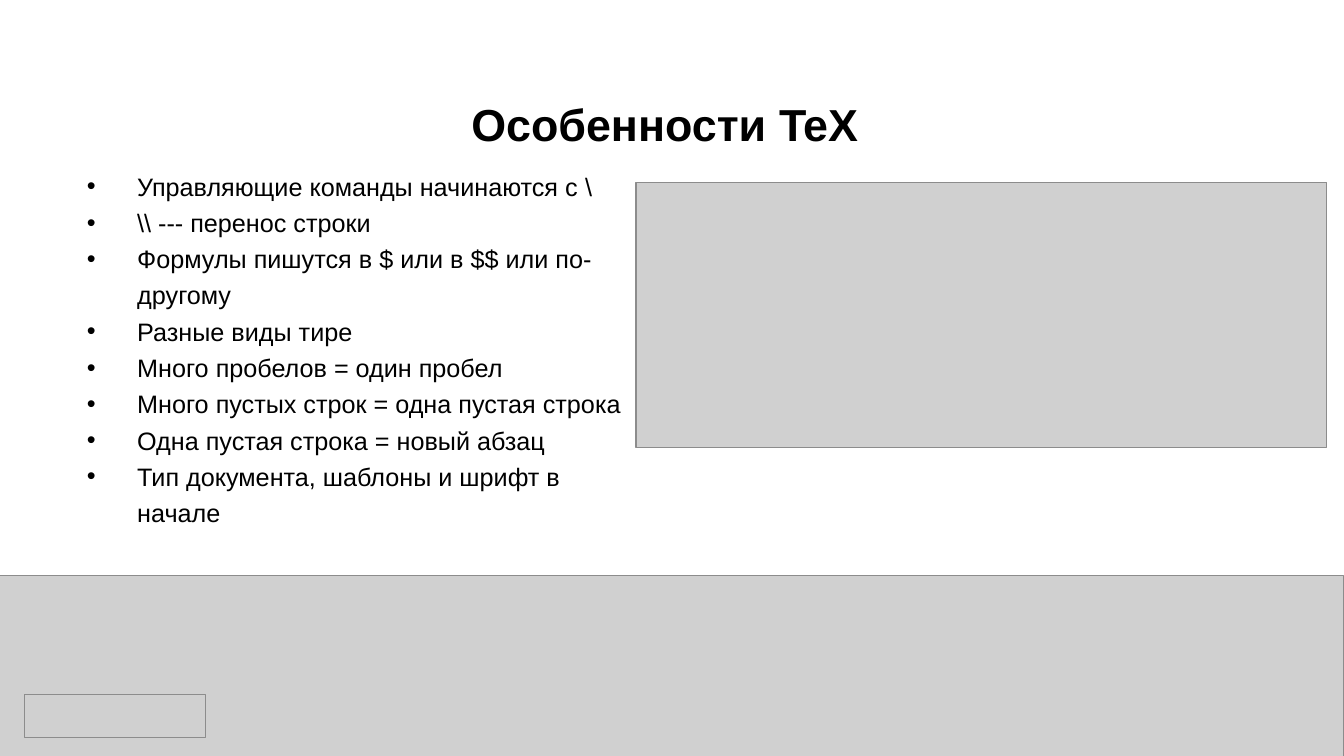
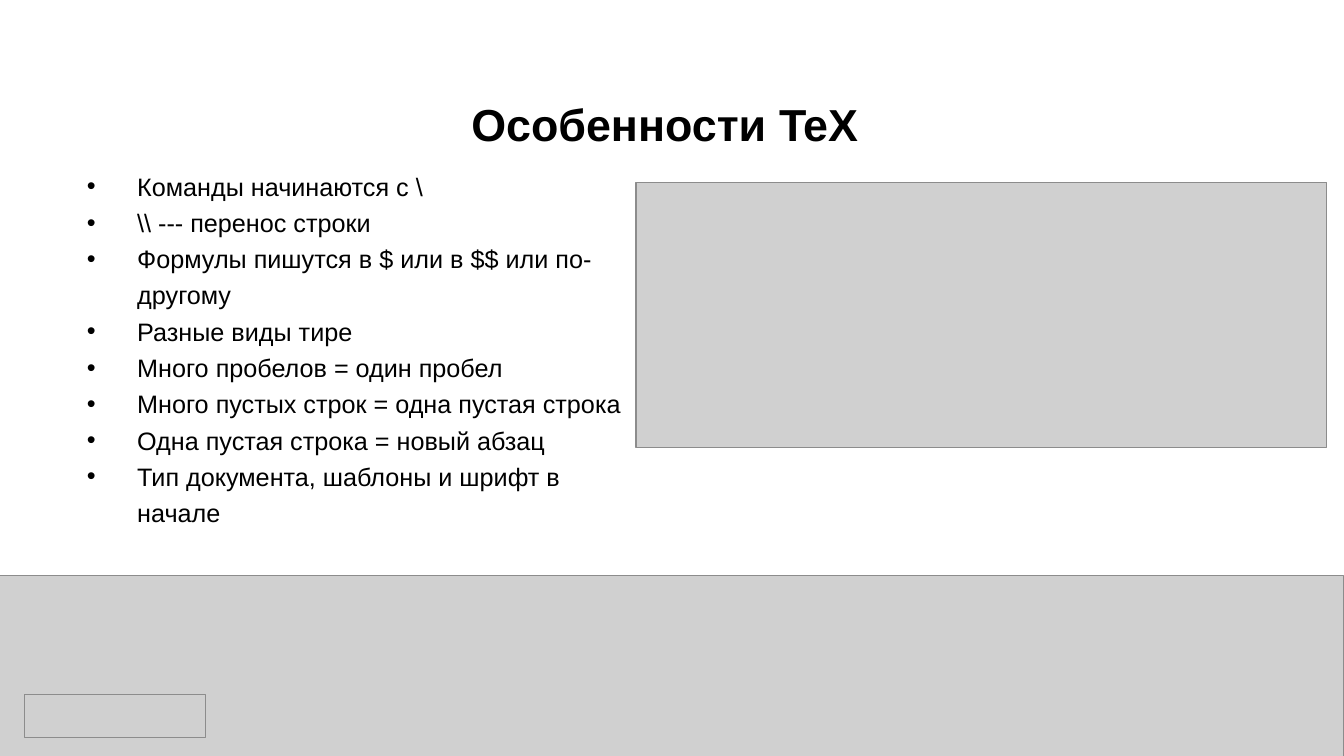
Before and after one commit to AlexO28/Presentations-on-data-science., a slide deck: slide 9 of презентация_про_tex.pptx. Drawn at 1344x756 pixels with LibreOffice and Linux fonts; fonts in the diff are those of the drawing; grey boxes stand for pictures. Boxes give left, top, right and bottom in pixels: in the first picture for what was removed or moved away, otherwise in the second. Text is boxed around its words. In the diff, an @@ line names an element or a change of style, - is before the commit and + after.

```diff
--- a/презентация_про_tex.pptx
+++ b/презентация_про_tex.pptx
@@ text at (137, 178, 409, 201): text changed @@
-• Управляющие команды начинаются с \
+• Команды начинаются с \
```
Also in this commit, not shown: 3 other slides changed.
